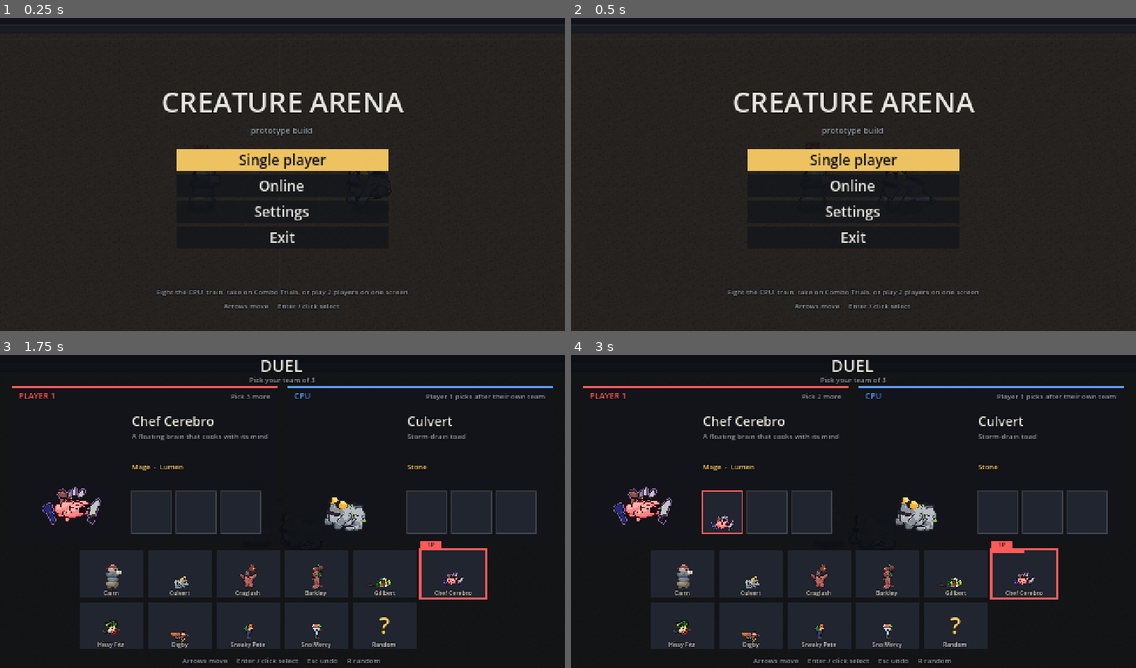
Above: before the commit, frames 1-4 (two rows, left to right).
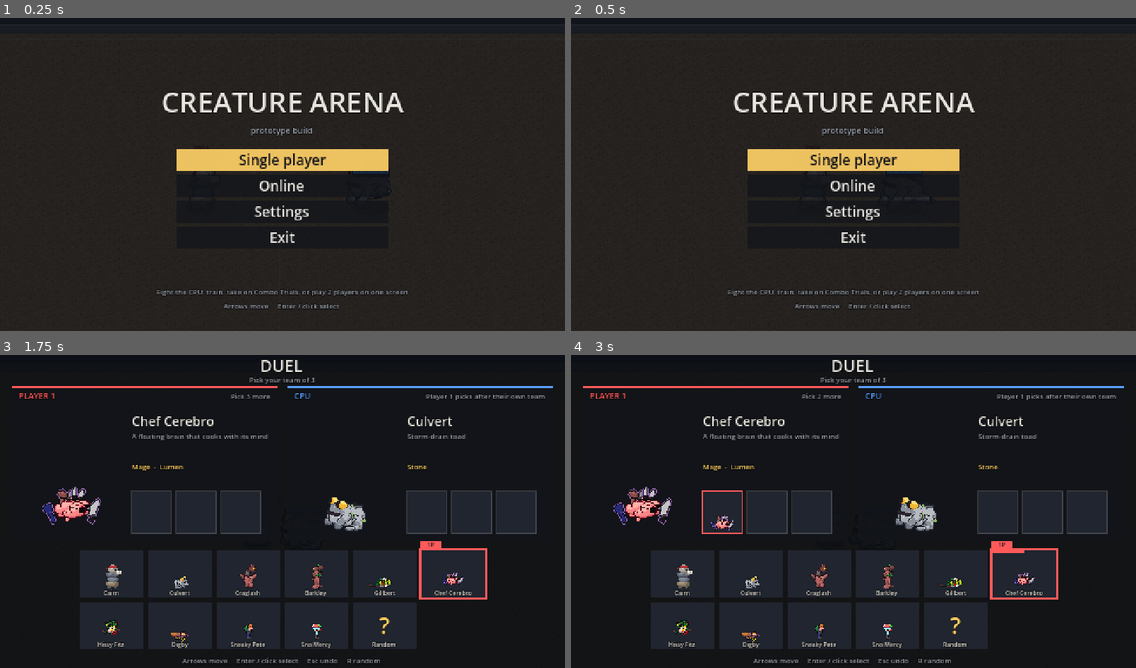
Above: after the commit, the same moments.

Repository: Redelements/creature-arena_
Game: Godot game, scene res://scenes/main.tscn
Two runs of this game, one before a commit and one after it. Both use one fixed random seed, a clock stepped at 60 frames per second and the inputs below.
Inputs (mouse positions are in pixels of both pictures, inside the frame that each line leads up to):
- Up to frame 1 (0.25 s): no input
- Up to frame 2 (0.5 s): no input
- Up to frame 3 (1.75 s): click "Single player" at 0.5 s; click "Duel: you vs CPU (3v3 tag)" at 1.25 s
- Up to frame 4 (3 s): tap Enter (menu_confirm) at 2 s; drag from (853, 508) to (910, 439) at 2.02 s; drag from (740, 524) to (825, 574) at 2.77 s

The runs differ from the first frame. In frame 1, less than 0.1% of the frame differs, in the area x 62-69%, y 48-51%; in frame 2, less than 0.1%, in the area x 42-63%, y 41-50%; in frame 3, less than 0.1%; in frame 4, less than 0.1%.

Commit message:
Health bars over the fighters, League-style
Every fighter's health bar now floats over its head: green for you, blue
for teammates, red for opponents (side colours, red left / blue right,
when nobody here plays or two local players face each other). Ticks every
25 health, a pale trail that holds a moment then drains after a hit, a
stone segment for a shield (Stoneskin), a thin Surge strip underneath,
and the player label above. Hidden once knocked out; an invisible Pete
shows his bar only to his own side, faintly.

The top panel drops its health bar and keeps name, Surge, stamina,
stones and skills. Team cards and the Duel strip keep their small roster
bars.

Co-Authored-By: Claude Opus 5.5 <noreply@anthropic.com>
Claude-Session: https://claude.ai/code/session_014MNLsj13nTDwFTBaHsQDNG

Diff:
--- a/src/game/main.gd
+++ b/src/game/main.gd
@@ -871,7 +871,8 @@
 				label = ""
 		if sim.creatures[i].is_dummy:
 			label = ""
-		fx.side_marks.append({"color": Hud.SIDE_COLORS[clampi(sim.creatures[i].team, 0, 1)], "label": label})
+		fx.side_marks.append({"color": Hud.SIDE_COLORS[clampi(sim.creatures[i].team, 0, 1)], "label": label,
+			"rel": _relation(i)})
 	for i in sides.size():
 		match sides[i]:
 			Side.PLAYER:
@@ -1117,6 +1118,22 @@
 				var away := (d.pos - p.pos).normalized()
 				return SimDefs.IN_DODGE | SimDefs.bits_from_dir(Vector2(away.x, away.y + 0.5))
 	return 0
+
+
+## Whose fighter slot `i` is, from this machine's point of view, for its health bar
+## colour: "self" (played here), "ally" (on that player's team), "enemy", or "side" when
+## nobody here plays or local players are on both sides (local versus): then the bars
+## use the side colours.
+func _relation(i: int) -> String:
+	var local_teams := {}
+	for k in mini(sides.size(), sim.creatures.size()):
+		if sides[k] == Side.PLAYER or sides[k] == Side.PLAYER2:
+			local_teams[sim.creatures[k].team] = true
+	if local_teams.size() != 1:
+		return "side"
+	if i < sides.size() and (sides[i] == Side.PLAYER or sides[i] == Side.PLAYER2):
+		return "self"
+	return "ally" if local_teams.has(sim.creatures[i].team) else "enemy"
 
 
 ## Whether `team` is a side someone at this machine plays (or plays alongside, in a team
--- a/src/view/fx_view.gd
+++ b/src/view/fx_view.gd
@@ -153,6 +153,7 @@
 
 func clear() -> void:
 	_parts.clear()
+	_trail.clear()
 	_incoming.clear()
 	_watch.clear()
 	_last_push.clear()
@@ -2260,25 +2261,94 @@
 	ci.draw_rect(Rect2((head - d * 2.5 - side * 3.0).round(), Vector2(2, 1)), C_AMBER)  # the eye
 
 
-## Who's who: a coloured marker over each side's fighter (red for the left side, P1;
-## blue for the right, P2 or the CPU) with its label.
+## Who's who, and how they're doing: a health bar over each fighter, League-style.
+## Its colour says whose it is (`rel` in side_marks: "self" green, "ally" blue, "enemy"
+## red; "side" uses the side colours, red left and blue right, when nobody here plays or
+## two local players face each other). Ticks every 25 health, a pale trail that drains
+## after a hit, a stone segment for a shield (Stoneskin), a thin Surge strip under it,
+## and the player label (P1, CPU...) above. Hidden once knocked out; an invisible fighter
+## (Tiptoe) shows his bar only to his own side, faintly.
+const PLATE_W := 30.0
+const PLATE_H := 3.0
+const HP_TICK := 25.0
+const REL_COLORS := {"self": Color("6fcf5a"), "ally": Color("4aa8ff"), "enemy": Color("e5534b")}
+const C_TRAIL := Color("f4e6c8")
+const C_SHIELD := Color("d8d4cc")
+var _trail := {}  ## creature -> [trail hp, ticks to hold before draining, last hp]
+
+
 func _draw_side_marks(ci: CanvasItem) -> void:
 	for i in mini(side_marks.size(), sim.creatures.size()):
 		var c := sim.creatures[i]
-		if c.state == CreatureSim.State.KO or c.stealth > 0:
+		if c.state == CreatureSim.State.KO:
+			_trail.erase(c)
 			continue
 		var mk: Dictionary = side_marks[i]
-		var col: Color = mk["color"]
-		var bob := float((_tick / 20) % 2)
-		var at := (c.pos + Vector2(0, -_top(c) - 6.0 - c.air_height() - CreatureView.view_lift(c) - bob)).round()
-		var tri := PackedVector2Array([at + Vector2(-4, -4), at + Vector2(5, -4), at + Vector2(0.5, 1)])
-		var out := PackedVector2Array([at + Vector2(-6, -5), at + Vector2(7, -5), at + Vector2(0.5, 2.5)])
-		ci.draw_colored_polygon(out, C_OUTLINE)
-		ci.draw_colored_polygon(tri, col)
+		var rel := String(mk.get("rel", "side"))
+		var alpha := 1.0
+		if c.stealth > 0:
+			if rel != "self" and rel != "ally":
+				continue
+			alpha = 0.45
+		var col: Color = REL_COLORS.get(rel, mk["color"])
+		var at := (c.pos + Vector2(0, -_top(c) - 8.0 - c.air_height() - CreatureView.view_lift(c))).round()
+		_draw_plate(ci, c, at, col, alpha)
 		var label := String(mk.get("label", ""))
 		if label != "":
-			ci.draw_string_outline(_font, at + Vector2(-20, -7), label, HORIZONTAL_ALIGNMENT_CENTER, 41, 6, 2, C_OUTLINE)
-			ci.draw_string(_font, at + Vector2(-20, -7), label, HORIZONTAL_ALIGNMENT_CENTER, 41, 6, col)
+			var lc := Color(col, alpha)
+			ci.draw_string_outline(_font, at + Vector2(-20, -3), label, HORIZONTAL_ALIGNMENT_CENTER, 41, 6, 2,
+				Color(C_OUTLINE, alpha))
+			ci.draw_string(_font, at + Vector2(-20, -3), label, HORIZONTAL_ALIGNMENT_CENTER, 41, 6, lc)
+
+
+## The bar itself, centred on `at` (its top edge).
+func _draw_plate(ci: CanvasItem, c: CreatureSim, at: Vector2, col: Color, alpha: float) -> void:
+	var hp := clampf(c.hp, 0.0, c.max_hp)
+	var shield := maxf(0.0, c.shield)
+	# The bar holds the larger of full health and health + shield, so a shield never spills out.
+	var span := maxf(c.max_hp, hp + shield)
+	var x0 := at.x - PLATE_W * 0.5
+	var y0 := at.y
+	var trail := _trail_step(c, hp)
+	ci.draw_rect(Rect2(x0 - 1, y0 - 1, PLATE_W + 2, PLATE_H + 4), Color(C_OUTLINE, 0.9 * alpha))
+	ci.draw_rect(Rect2(x0, y0, PLATE_W, PLATE_H), Color(Hud.C_BAR_BG, alpha))
+	var hw := roundf(PLATE_W * hp / span)
+	var tw := roundf(PLATE_W * clampf(trail, hp, span) / span)
+	if tw > hw:
+		ci.draw_rect(Rect2(x0 + hw, y0, tw - hw, PLATE_H), Color(C_TRAIL, 0.85 * alpha))
+	if hw > 0:
+		ci.draw_rect(Rect2(x0, y0, hw, PLATE_H), Color(col, alpha))
+		ci.draw_rect(Rect2(x0, y0, hw, 1), Color(col.lightened(0.35), alpha))  # a highlight along the top
+	if shield > 0.0:
+		var sw := maxf(1.0, roundf(PLATE_W * shield / span))
+		ci.draw_rect(Rect2(x0 + hw, y0, minf(sw, PLATE_W - hw), PLATE_H), Color(C_SHIELD, alpha))
+	# Ticks every 25 health, so a glance says how much is left.
+	var t := HP_TICK
+	while t < span - 0.5:
+		var tx := x0 + roundf(PLATE_W * t / span)
+		ci.draw_rect(Rect2(tx, y0, 1, PLATE_H - 1), Color(C_OUTLINE, 0.55 * alpha))
+		t += HP_TICK
+	# The Surge strip: yellow, flashing white once it's full.
+	var e := clampf(c.energy / CreatureSim.MAX_ENERGY, 0.0, 1.0)
+	var full := e >= 1.0
+	var ecol := Color.WHITE if full and (_tick / 8) % 2 == 0 else Hud.C_ENERGY
+	ci.draw_rect(Rect2(x0, y0 + PLATE_H + 1, roundf(PLATE_W * e), 1), Color(ecol, alpha))
+
+
+## The pale chunk a hit just took: it waits a moment, then drains down to the health left.
+func _trail_step(c: CreatureSim, hp: float) -> float:
+	var t: Array = _trail.get(c, [hp, 0, hp])
+	if hp < float(t[2]):
+		t[1] = 18  # fresh damage: hold the trail a moment
+	if hp >= float(t[0]):
+		t[0] = hp  # healed or respawned: no trail
+	elif int(t[1]) > 0:
+		t[1] = int(t[1]) - 1
+	else:
+		t[0] = maxf(hp, float(t[0]) - c.max_hp * 0.012)
+	t[2] = hp
+	_trail[c] = t
+	return float(t[0])
 
 
 ## Venom Spit in flight: a wobbling green glob at head height with drips behind it.
--- a/src/view/hud.gd
+++ b/src/view/hud.gd
@@ -242,15 +242,9 @@
 		tag = "F2: " + dummy_mode_name
 	_text(Vector2(x + 5, 12), name, 7, C_TEXT)
 	_text(Vector2(x + 5, 12), tag, 6, C_DIM, HORIZONTAL_ALIGNMENT_RIGHT, 150)
-	_bar(Rect2(x + 5, 15, 150, 6), c.hp / c.max_hp, _hp_color(c.hp / c.max_hp), right)
-	# A shield (Craglash's Stoneskin): pale stone over the end of the health bar, and its name.
+	# Health is over the fighter now (FxView's bars); the panel keeps what isn't: the
+	# Surge, stamina, stones and skills. A shield (Stoneskin) still says so by name.
 	if c.shield > 0.0:
-		var sw := minf(1.0, c.shield / c.max_hp) * 150.0
-		var hw := c.hp / c.max_hp * 150.0
-		var sx := x + 5 + (150.0 - hw - sw if right else hw)
-		sx = clampf(sx, x + 5, x + 155 - sw)
-		draw_rect(Rect2(sx, 15, sw, 6), Color("d8d4cc"))
-		draw_rect(Rect2(sx, 15, sw, 6), Color(0, 0, 0, 0.5), false, 1.0)
 		_text(Vector2(x + 5, 12), "STONESKIN  ", 5, Color("d8d4cc"), HORIZONTAL_ALIGNMENT_RIGHT, 118)
 	if duel != null:
 		_team_strip(side, x, right)
@@ -260,7 +254,8 @@
 	var ecol := C_ENERGY
 	if full and (_tick / 8) % 2 == 0:
 		ecol = Color.WHITE
-	_bar(Rect2(x + 5, 24, 100, 3), c.energy / CreatureSim.MAX_ENERGY, ecol, right)
+	_text(Vector2(x + 5, 21), "SURGE", 5, C_DIM, HORIZONTAL_ALIGNMENT_RIGHT if right else HORIZONTAL_ALIGNMENT_LEFT, 100)
+	_bar(Rect2(x + 5, 23, 100, 4), c.energy / CreatureSim.MAX_ENERGY, ecol, right)
 	_bar(Rect2(x + 5, 30, 60, 2), c.stamina / c.max_stamina, C_STAMINA, right)
 	# A dodge with a cooldown (Chef Cerebro's blink): a short violet bar beside the stamina
 	# bar drains away while it recharges.
--- /dev/null
+++ b/tests/test_overhead_bars.gd
@@ -0,0 +1,68 @@
+extends TestCase
+## League-style health bars over the fighters: whose colour each gets, and the trail a
+## hit leaves.
+
+
+func _game() -> Node:
+	var g: Node = load("res://scenes/main.tscn").instantiate()
+	g.settings_path = "user://test_settings_bars.cfg"
+	(Engine.get_main_loop() as SceneTree).root.add_child(g)
+	return g
+
+
+func _rels(g: Node) -> Array:
+	return g.fx.side_marks.map(func(m): return String(m.get("rel", "")))
+
+
+func test_you_are_green_the_cpu_is_red() -> void:
+	var g := _game()
+	g._start_match(0)  # Cairn vs CPU Culvert
+	assert_eq(_rels(g), ["self", "enemy"], "you and the CPU:")
+	g.free()
+
+
+func test_nobody_playing_uses_the_side_colours() -> void:
+	var g := _game()
+	g._start_match(2)  # CPU vs CPU
+	assert_eq(_rels(g), ["side", "side"], "CPU vs CPU:")
+	g.free()
+
+
+func test_two_local_players_use_the_side_colours() -> void:
+	var g := _game()
+	g._start_match(8)  # Versus: 2 players
+	g._on_teams_chosen([["cairn"], ["sno"]])
+	assert_eq(_rels(g), ["side", "side"], "local versus: both are 'you', so red and blue:")
+	g.free()
+
+
+func test_team_battle_teammates_are_blue() -> void:
+	var g := _game()
+	g._start_match(30)  # Team battle 3v3 vs CPU
+	g._on_teams_chosen([["cairn", "sno", "pete"], ["culvert", "digby", "hissy"]])
+	var rels := _rels(g)
+	assert_eq(rels.count("self"), 1, "one is you: %s" % str(rels))
+	assert_eq(rels.count("ally"), 2, "two teammates")
+	assert_eq(rels.count("enemy"), 3, "three foes")
+	for i in rels.size():
+		var c: CreatureSim = g.sim.creatures[i]
+		if rels[i] == "ally":
+			assert_eq(c.team, g.sim.creatures[rels.find("self")].team, "allies are on your team")
+	g.free()
+
+
+func test_a_hit_leaves_a_trail_that_drains_to_the_health_left() -> void:
+	var fx := FxView.new()
+	var sim := MatchFactory.versus("cairn", "sno")
+	var c := sim.creatures[0]
+	assert_near(fx._trail_step(c, 100.0), 100.0, 0.01, "no damage, no trail:")
+	var t := fx._trail_step(c, 70.0)
+	assert_near(t, 100.0, 0.01, "a hit: the trail holds where health was:")
+	for i in 10:
+		t = fx._trail_step(c, 70.0)
+	assert_near(t, 100.0, 0.01, "for a moment:")
+	for i in 120:
+		t = fx._trail_step(c, 70.0)
+	assert_near(t, 70.0, 0.01, "then drains down to the health left:")
+	assert_near(fx._trail_step(c, 115.0), 115.0, 0.01, "healed (a respawn): no trail")
+	fx.free()
Not shown, added: tests/test_overhead_bars.gd.uid
Not shown, changed: CLAUDE.md
Not shown, changed: README.md
